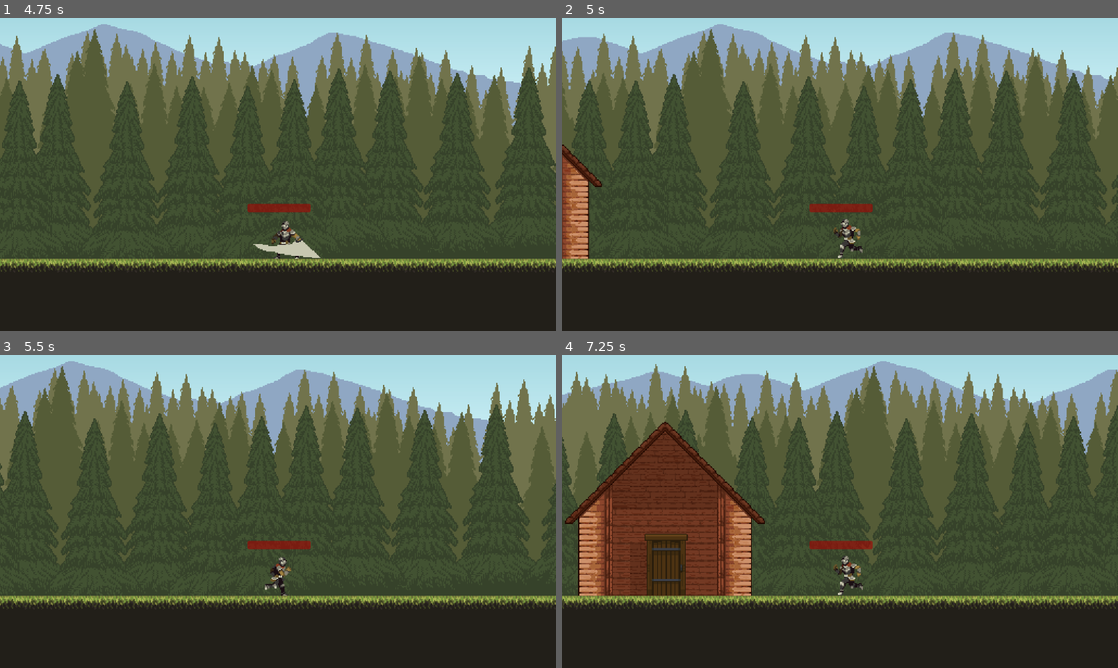
Above: before the commit, frames 1-4 (two rows, left to right).
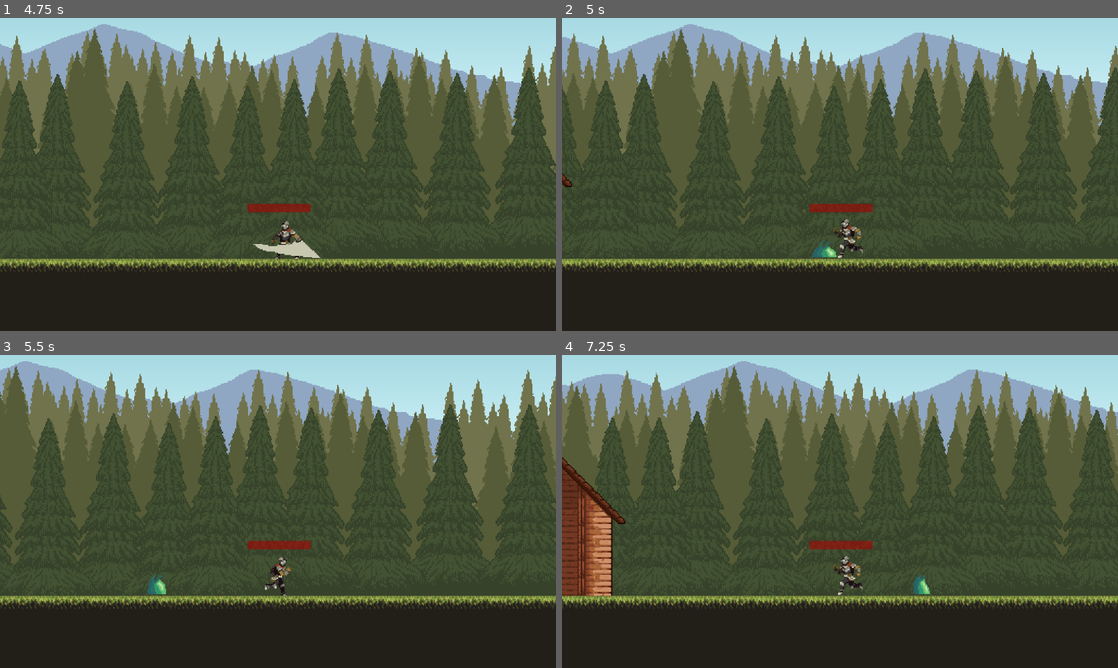
Above: after the commit, the same moments.

Repository: ON1VAS/tesiUni2025
Game: Godot game, scene res://scene/game.tscn
Same seed, same stepped clock (60 frames per second), same inputs: the game is played once before the commit and once after it. The project has no main scene, so this scene is started directly.
Inputs:
- Up to frame 1 (4.75 s): tap Enter at 0.5 s; hold E (ui_accept) 0.53-1.28 s; hold D (ui_right) 0.53-2.03 s; tap K (attackfast) at 1.35, 3.6 s; tap E (ui_accept) at 1.52, 1.55, 1.82, 2.85, 3.02, 3.32, 4.52, 4.55 s; hold A (ui_left) 2.03-2.78 s; hold E (ui_accept) 2.03-2.78 s; tap L (attackpesant) at 2.1, 4.35 s; hold D (ui_right) 2.78-4.28 s; hold E (ui_accept) 3.53-4.28 s; hold A (ui_left) from 4.28 s (still down)
- Up to frame 2 (5 s): keep holding A (ui_left); tap E (ui_accept) at 4.82 s
- Up to frame 3 (5.5 s): release A (ui_left) at 5.03 s; hold D (ui_right) from 5.03 s (still down); hold E (ui_accept) from 5.03 s (still down)
- Up to frame 4 (7.25 s): release D (ui_right) at 5.78 s; release E (ui_accept) at 5.78 s; hold A (ui_left) from 5.78 s (still down); tap K (attackfast) at 5.85 s; tap E (ui_accept) at 6.02, 6.05, 6.32 s; hold E (ui_accept) from 6.53 s (still down); tap L (attackpesant) at 6.6 s

Frame 1 is identical in both runs. In frame 2, 23% of the frame differs, in the area x 0-100%, y 2-82%; in frame 3, 23%; in frame 4, 34%.

Commit message:
spawner funziona ma è da sistemare

Diff:
--- a/project.godot
+++ b/project.godot
@@ -24,6 +24,7 @@
 [global_group]
 
 player_weapon=""
+enemies=""
 
 [input]
 
--- a/scene/ape.tscn
+++ b/scene/ape.tscn
@@ -147,7 +147,7 @@
 [sub_resource type="RectangleShape2D" id="RectangleShape2D_6ay0e"]
 size = Vector2(15, 14)
 
-[node name="Ape" type="CharacterBody2D"]
+[node name="Ape" type="CharacterBody2D" groups=["enemies"]]
 script = ExtResource("1_1ism8")
 
 [node name="AnimatedSprite2D" type="AnimatedSprite2D" parent="."]
--- a/scene/chinghiale.tscn
+++ b/scene/chinghiale.tscn
@@ -184,7 +184,7 @@
 [sub_resource type="RectangleShape2D" id="RectangleShape2D_6ji4v"]
 size = Vector2(11.5, 8)
 
-[node name="Cinghiale" type="CharacterBody2D"]
+[node name="Cinghiale" type="CharacterBody2D" groups=["enemies"]]
 script = ExtResource("1_ruqhr")
 
 [node name="AnimatedSprite2D" type="AnimatedSprite2D" parent="."]
--- a/scene/game.tscn
+++ b/scene/game.tscn
@@ -15,6 +15,7 @@
 [ext_resource type="Texture2D" uid="uid://bnthn6w8n1nw3" path="res://testures/gh-platform/House Tiles.png" id="7_5g16k"]
 [ext_resource type="Texture2D" uid="uid://drt2v5us55lpd" path="res://testures/Legacy-Fantasy - High Forest 2.3/Assets/Interior-01.png" id="7_sng2h"]
 [ext_resource type="Texture2D" uid="uid://djp12utixdqct" path="res://testures/Enemy_Galore_I/Slime/Slime_Spiked_Ability.png" id="13_5g16k"]
+[ext_resource type="Script" uid="uid://dm6owndp4a6s6" path="res://script/enemy_spawner.gd" id="16_0lu6w"]
 
 [sub_resource type="TileSetAtlasSource" id="TileSetAtlasSource_ym5sv"]
 texture = ExtResource("7_5g16k")
@@ -3413,5 +3414,19 @@
 shape = SubResource("RectangleShape2D_yq8tf")
 one_way_collision = true
 
+[node name="EnemySpawner" type="Node2D" parent="." node_paths=PackedStringArray("spawn_points")]
+script = ExtResource("16_0lu6w")
+spawn_points = [NodePath("spawnerDx"), NodePath("spawnerSx")]
+
+[node name="spawnerSx" type="Marker2D" parent="EnemySpawner"]
+position = Vector2(-522, 72)
+
+[node name="spawnerDx" type="Marker2D" parent="EnemySpawner"]
+position = Vector2(4179, 74)
+
+[node name="Timer" type="Timer" parent="EnemySpawner"]
+
+[connection signal="game_started" from="." to="EnemySpawner" method="_on_game_game_started"]
 [connection signal="body_entered" from="Area2Dscudo" to="." method="_on_area_2_dscudo_body_entered"]
 [connection signal="body_exited" from="Area2Dscudo" to="." method="_on_area_2_dscudo_body_exited"]
+[connection signal="timeout" from="EnemySpawner/Timer" to="EnemySpawner" method="_on_timer_timeout"]
--- a/scene/golem.tscn
+++ b/scene/golem.tscn
@@ -319,7 +319,7 @@
 [sub_resource type="RectangleShape2D" id="RectangleShape2D_mh4gg"]
 size = Vector2(57, 43)
 
-[node name="Golem" type="CharacterBody2D"]
+[node name="Golem" type="CharacterBody2D" groups=["enemies"]]
 script = ExtResource("1_u4yfr")
 
 [node name="AnimatedSprite2D" type="AnimatedSprite2D" parent="."]
--- a/scene/slime.tscn
+++ b/scene/slime.tscn
@@ -195,7 +195,7 @@
 [sub_resource type="RectangleShape2D" id="RectangleShape2D_ew7u5"]
 size = Vector2(11.5, 8)
 
-[node name="Slime" type="CharacterBody2D"]
+[node name="Slime" type="CharacterBody2D" groups=["enemies"]]
 script = ExtResource("1_p3a6y")
 
 [node name="AnimatedSprite2D" type="AnimatedSprite2D" parent="."]
--- /dev/null
+++ b/script/enemy_spawner.gd
@@ -0,0 +1,42 @@
+extends Node2D
+#configurazione dello spawner
+@onready var ape = "res://scene/ape.tscn"
+@onready var golem = "res://scene/golem.tscn"
+@onready var cinghiale = "res://scene/chinghiale.tscn"
+@onready var slime = "res://scene/slime.tscn"
+@export var enemies: Array[PackedScene] = []
+@export var spawn_points: Array[Marker2D] = []
+@export var max_enemies: int = 5
+@export var spawn_interval: float = 3.0
+
+var current_enemies: int = 0
+
+func _ready():
+	$Timer.wait_time = spawn_interval
+	enemies.append(preload("res://scene/ape.tscn"))
+	enemies.append(preload("res://scene/golem.tscn"))
+	enemies.append(preload("res://scene/chinghiale.tscn"))
+	enemies.append(preload("res://scene/slime.tscn"))
+
+
+
+
+
+
+
+func _on_timer_timeout() -> void:
+	if current_enemies >= max_enemies:
+		return
+	spawn_enemy()
+
+func spawn_enemy():
+	var enemy_scene = enemies.pick_random()
+	var spawn_point = spawn_points.pick_random()
+	var enemy = enemy_scene.instantiate()
+	enemy.global_position = spawn_point.global_position
+	add_child(enemy)
+	current_enemies += 1
+	print("nemico spawnato: ", enemy.name)
+
+func _on_game_game_started() -> void:
+	$Timer.start()
--- a/script/game.gd
+++ b/script/game.gd
@@ -6,6 +6,8 @@
 @onready var dialogue_box = $DialogueBox #per le interazioni e i dialoghi
 var shader_material = ShaderMaterial.new()
 var can_start = true
+signal game_started
+
 
 func _ready():
 	var shader = preload("res://scene/player.gdshader")
@@ -33,7 +35,8 @@
 		player_an_sp.material = shader_material
 
 func _input(event: InputEvent) -> void:
-	if can_start and event.is_action_pressed("ui_accept"):
+	if can_start and event.is_action_pressed("ui_accept"): #fa scomparire la barriera e inizia la "difesa"
 		$Area2Dscudo/scudo/AnimationPlayer.play("dissolvenza")
 		_on_area_2_dscudo_body_exited(player)
 		$Area2Dscudo.monitoring = false
+		game_started.emit()
Not shown: 1 places in scene/game.tscn that only renumber resources
Not shown, added: script/enemy_spawner.gd.uid
